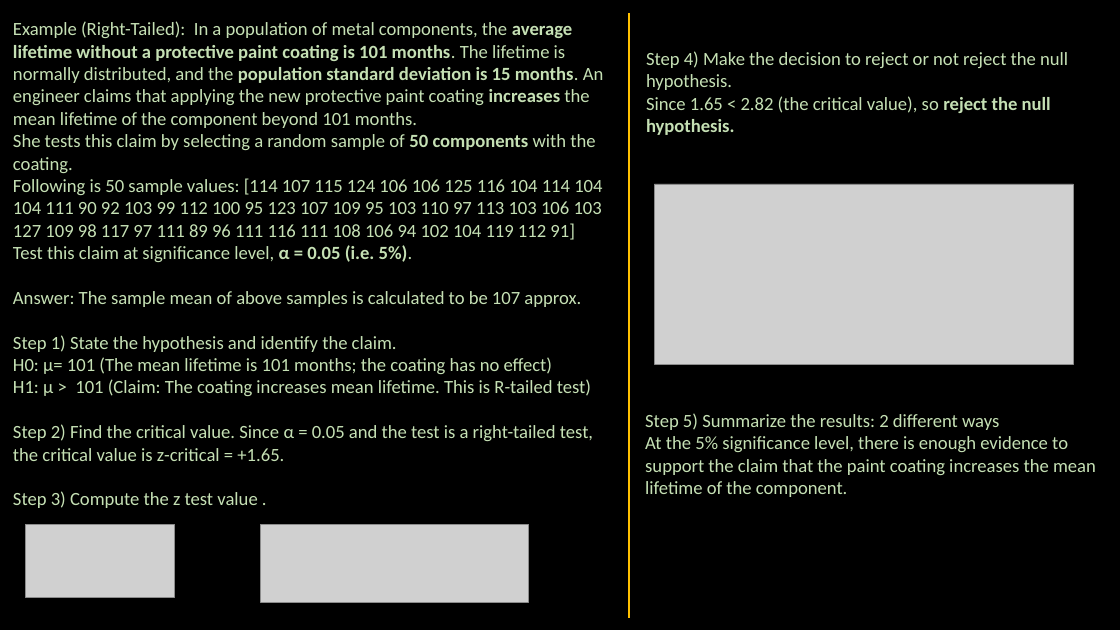
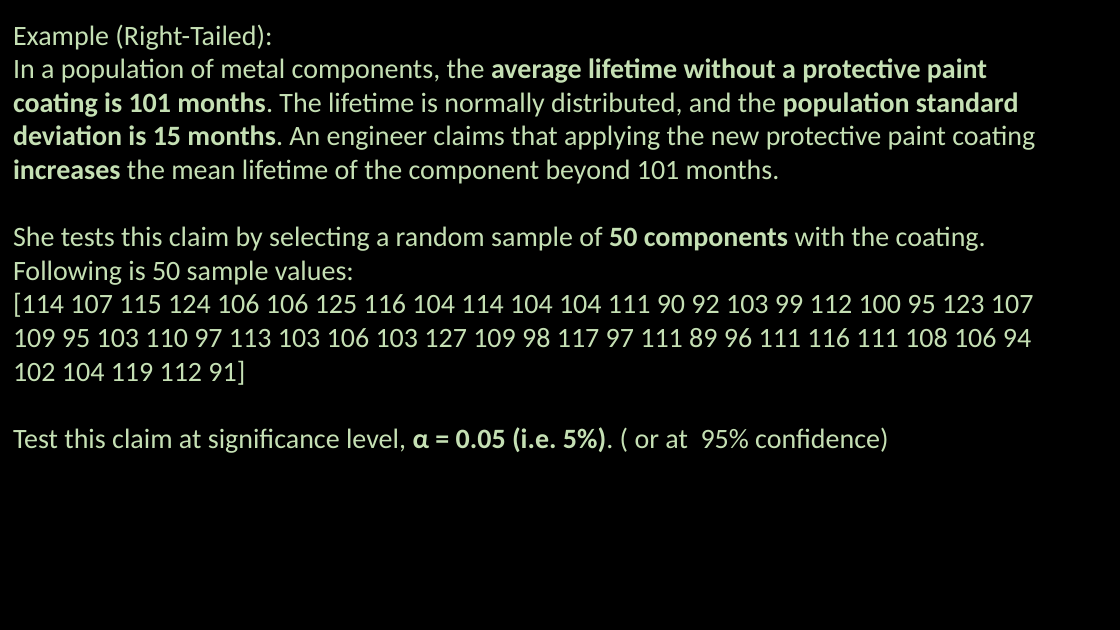
Before and after one commit to ash322ash422/youtube, a slide deck: slide 19 of probability_and_statistics/5_inference/Hypothesis-Testing1_z-test.pptx (slide 13 before the commit). Drawn at 1120x630 pixels with LibreOffice and Linux fonts; fonts in the diff are those of the drawing; grey boxes stand for pictures. Boxes give left, top, right and bottom in pixels: in the first picture for what was removed or moved away, otherwise in the second. Text is boxed around its words. In the diff, an @@ line names an element or a change of style, - is before the commit and + after.

```diff
--- a/probability_and_statistics/5_inference/Hypothesis-Testing1_z-test.pptx
+++ b/probability_and_statistics/5_inference/Hypothesis-Testing1_z-test.pptx
@@ text at [13, 24, 1035, 184]: text changed; size 16 to 24 pt @@
-Example (Right-Tailed): In a population of metal components, the average lifetime without a protective paint coating is 101 months. The lifetime is normally distributed, and the population standard deviation is 15 months. An engineer claims that applying the new protective paint coating increases the mean lifetime of the component beyond 101 months.
+Example (Right-Tailed):
+In a population of metal components, the average lifetime without a protective paint coating is 101 months. The lifetime is normally distributed, and the population standard deviation is 15 months. An engineer claims that applying the new protective paint coating increases the mean lifetime of the component beyond 101 months.
@@ line removed from (629, 13) to (629, 618) @@
@@ text removed at [646, 51, 1068, 135] @@
-Step 4) Make the decision to reject or not reject the null hypothesis.
-Since 1.65 < 2.82 (the critical value), so reject the null hypothesis.
@@ picture removed at [655, 184, 1074, 364] @@
@@ text at [13, 226, 986, 251]: size 16 to 24 pt in "She tests this claim by selecting a ..." @@
@@ text at [13, 260, 1034, 453]: text changed; size 16 to 24 pt @@
-Following is 50 sample values: [114 107 115 124 106 106 125 116 104 114 104 104 111 90 92 103 99 112 100 95 123 107 109 95 103 110 97 113 103 106 103 127 109 98 117 97 111 89 96 111 116 111 108 106 94 102 104 119 112 91]
-Test this claim at significance level, α = 0.05 (i.e. 5%).
-Answer: The sample mean of above samples is calculated to be 107 approx.
-Step 1) State the hypothesis and identify the claim.
-H0: μ= 101 (The mean lifetime is 101 months; the coating has no effect)
-H1: μ > 101 (Claim: The coating increases mean lifetime. This is R-tailed test)
-Step 2) Find the critical value. Since α = 0.05 and the test is a right-tailed test, the critical value is z-critical = +1.65.
-Step 3) Compute the z test value .
+Following is 50 sample values:
+[114 107 115 124 106 106 125 116 104 114 104 104 111 90 92 103 99 112 100 95 123 107 109 95 103 110 97 113 103 106 103 127 109 98 117 97 111 89 96 111 116 111 108 106 94 102 104 119 112 91]
+Test this claim at significance level, α = 0.05 (i.e. 5%). ( or at 95% confidence)
@@ text removed at [645, 413, 1096, 497] @@
-Step 5) Summarize the results: 2 different ways
-At the 5% significance level, there is enough evidence to support the claim that the paint coating increases the mean lifetime of the component.
@@ picture removed at [25, 524, 175, 597] @@
@@ picture removed at [260, 524, 528, 602] @@
```
Also in this commit, not shown: 12 other slides changed, 10 slides added, 1 slide removed, 7 other files.
